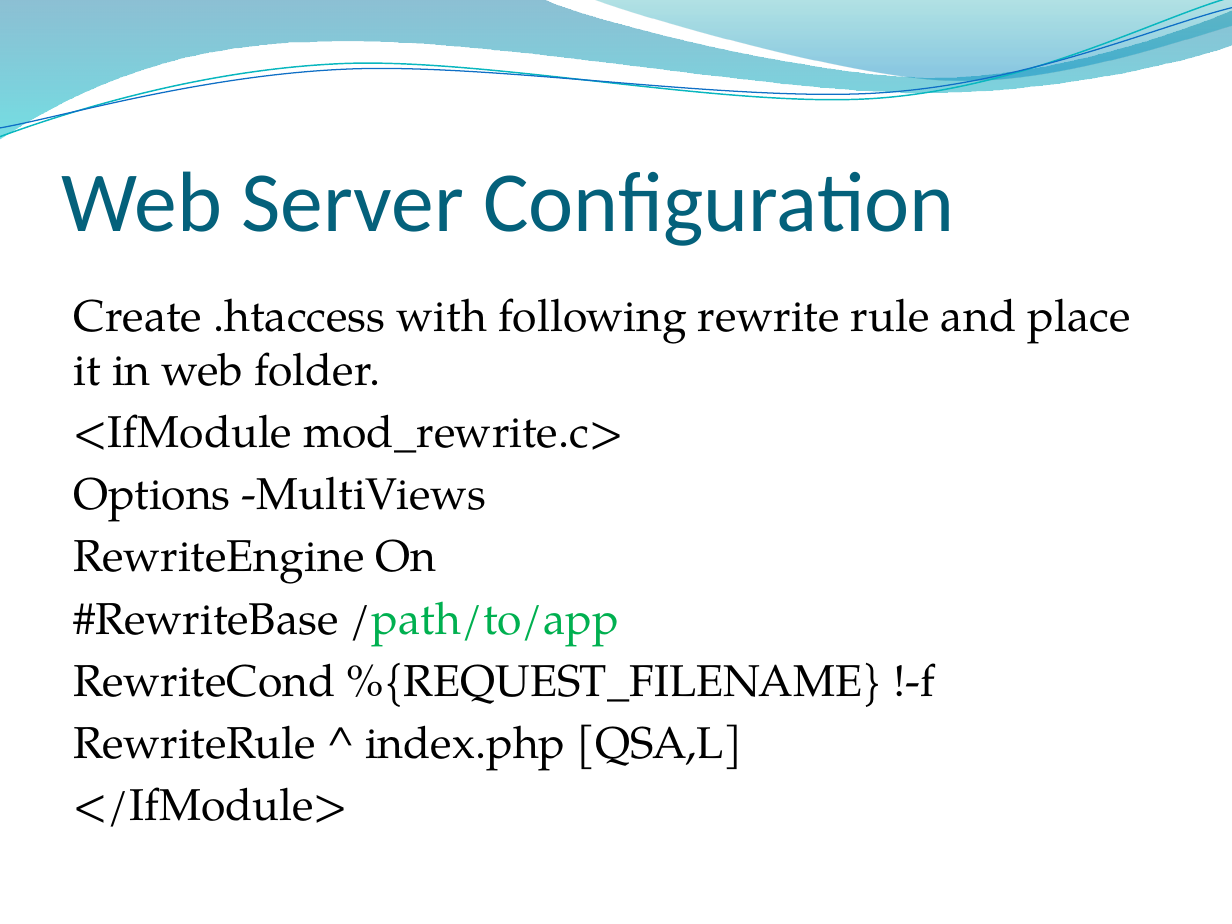
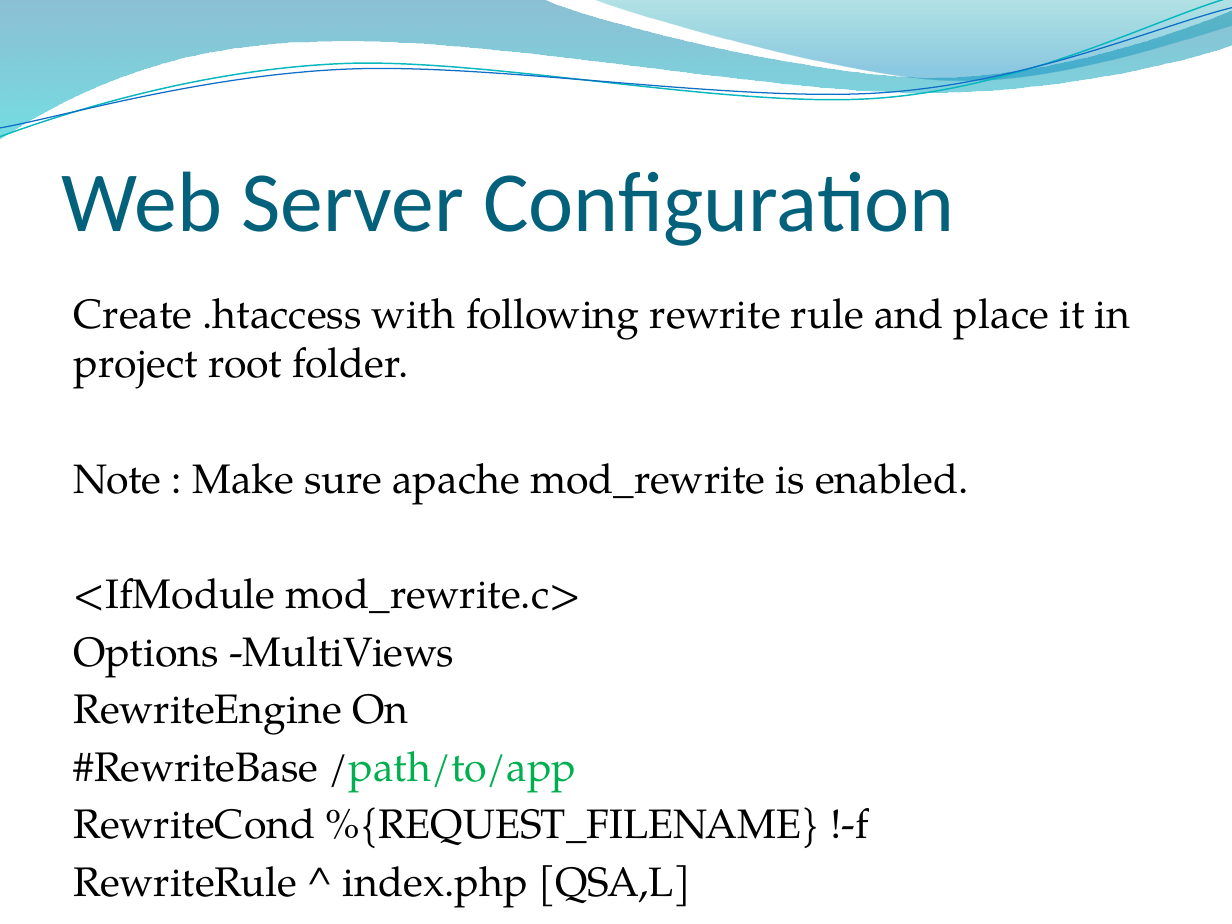
Before and after one commit to shreelakshmiu/SilexPractice, a slide deck: slide 12 of Docs/Silex.pptx. Drawn at 1232x924 pixels with LibreOffice and Linux fonts; fonts in the diff are those of the drawing; background and template pictures are left out. Boxes give left, top, right and bottom in pixels: in the first picture for what was removed or moved away, otherwise in the second. Text is boxed around its words. In the diff, an @@ line names an element or a change of style, - is before the commit and + after.

```diff
--- a/Docs/Silex.pptx
+++ b/Docs/Silex.pptx
@@ text at (74, 298, 1131, 505): text changed; size 26 to 24.1 pt @@
-Create .htaccess with following rewrite rule and place it in web folder.
+Create .htaccess with following rewrite rule and place it in project root folder.
+Note : Make sure apache mod_rewrite is enabled.
@@ text at (74, 578, 869, 908): size 26 to 24.1 pt in "<IfModule mod_rewrite.c>", "Options -MultiViews", "RewriteEngine On", "#RewriteBase /path/to/app" and 3 more places @@
```
Also in this commit, not shown: 8 other slides changed, 1 other file.
